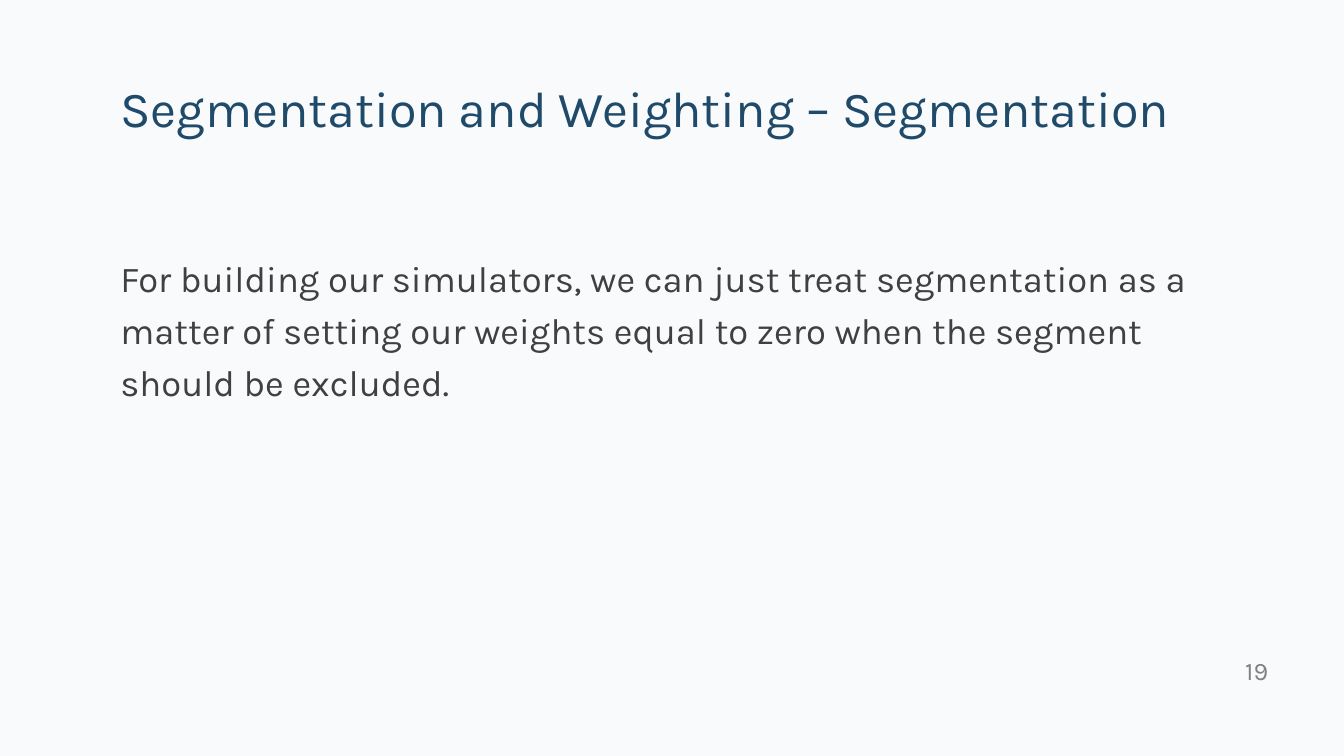
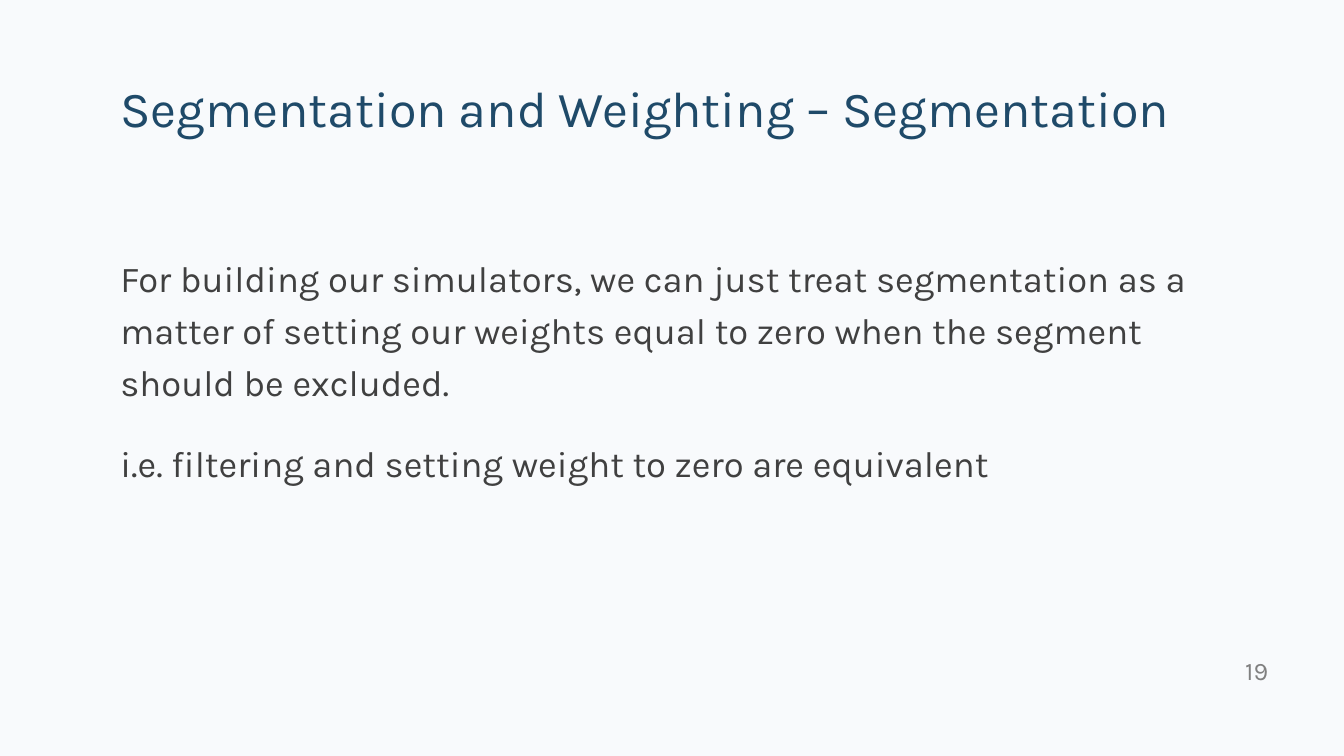
Before and after one commit to kpfairchild/ExcelSimulator, a slide deck: slide 19 of Excel Simulator Tips and Tricks.pptx. Drawn at 1344x756 pixels with LibreOffice and Linux fonts; fonts in the diff are those of the drawing. Boxes give left, top, right and bottom in pixels: in the first picture for what was removed or moved away, otherwise in the second. Text is boxed around its words. In the diff, an @@ line names an element or a change of style, - is before the commit and + after.

```diff
--- a/Excel Simulator Tips and Tricks.pptx
+++ b/Excel Simulator Tips and Tricks.pptx
@@ text at box(120, 452, 989, 486): paragraph added @@
+i.e. filtering and setting weight to zero are equivalent
```
Also in this commit, not shown: 5 other slides changed, 4 other files.
